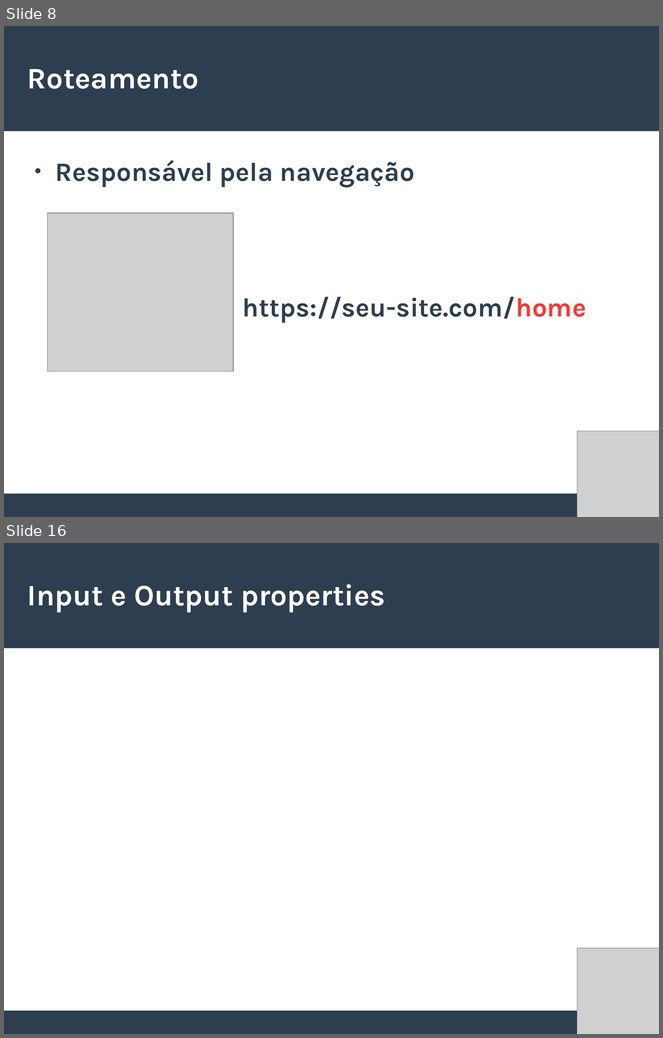
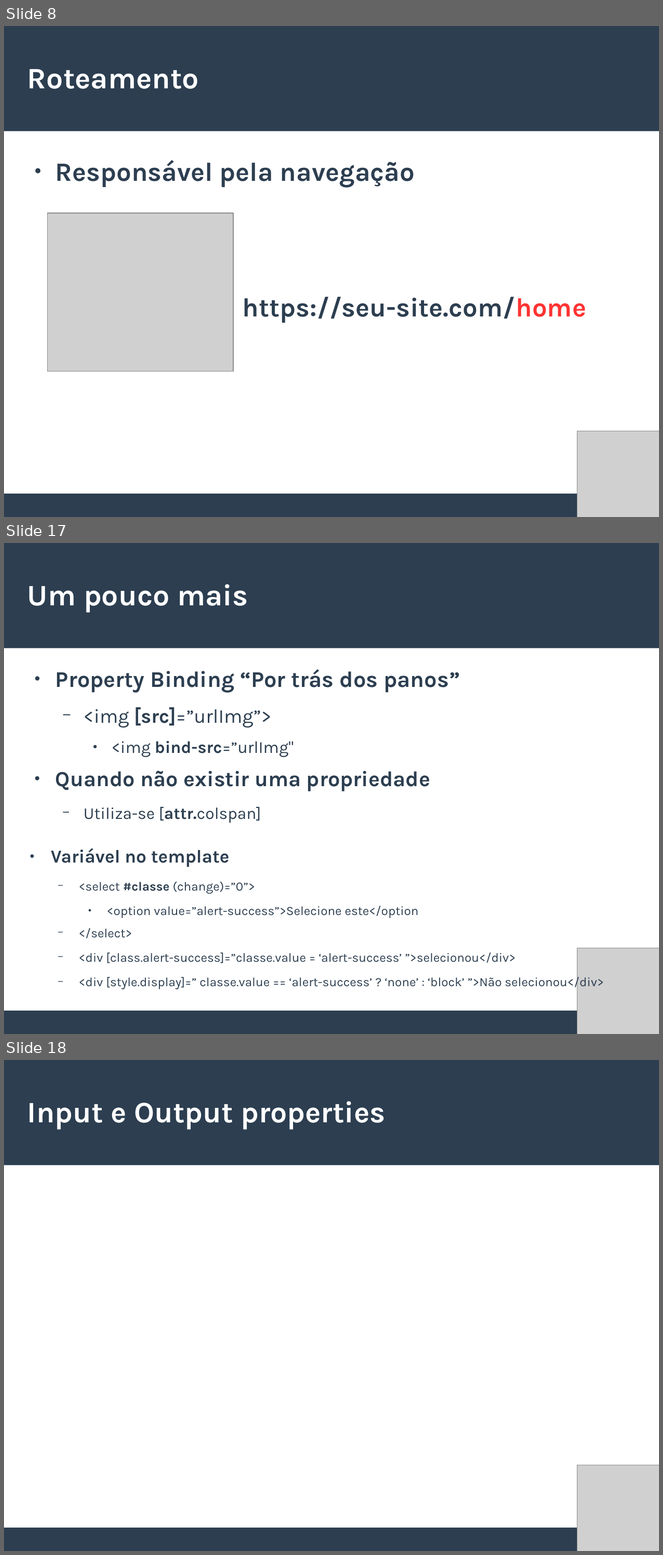
Before and after one commit to willianmarquesfreire/AulasAngular2, a slide deck: Slides.odp. Shown one above the other, each under a label of ours: slides 8 and 16 before the commit, slides 8, 17 and 18 after it; the slides between them are not shown. The pictures are 663x1038 and 663x1555 pixels, drawn with LibreOffice and Linux fonts; fonts in the diff are those of the drawing; grey boxes stand for pictures. Boxes give left, top, right and bottom in pixels: in the first picture for what was removed or moved away, otherwise in the second. Text is boxed around its words. In the diff, an @@ line names an element or a change of style, - is before the commit and + after.

```diff
--- a/Slides.odp
+++ b/Slides.odp
@@ slide 17 added at (4, 543, 659, 1034), background #FFFFFF; not listed: 2 template elements that a slide beside it also shows @@
@@ title added at (27, 584, 248, 613), 36 pt, text #FFFFFF, bold @@
+Um pouco mais
@@ text added at (55, 669, 460, 757), 27.2 pt, text #2C3E50, bold @@
+● Property Binding “Por trás dos panos”
+  − <img [src]=”urlImg”>
+    ● <img bind-src=”urlImg"
@@ text added at (55, 771, 430, 823), 26 pt, text #2C3E50, bold @@
+● Quando não existir uma propriedade
+  − Utiliza-se [attr.colspan]
@@ text added at (51, 848, 604, 990), 15.3 pt, text #2C3E50 @@
+● Variável no template
+  − <select #classe (change)=”0”>
+    ● <option value=”alert-success”>Selecione este</option
+  − </select>
+  − <div [class.alert-success]=”classe.value = ‘alert-success’ ”>selecionou</div>
+  − <div [style.display]=” classe.value == ‘alert-success’ ? ‘none’ : ‘block’ ”>Não selecionou</div>
@@ picture added at (578, 949, 659, 1034) @@
@@ what was slide 16 is now slide 18 @@
```
Also in this commit, not shown: 4 slides changed, 4 other slides added, 3 slides removed, 41 other files.
